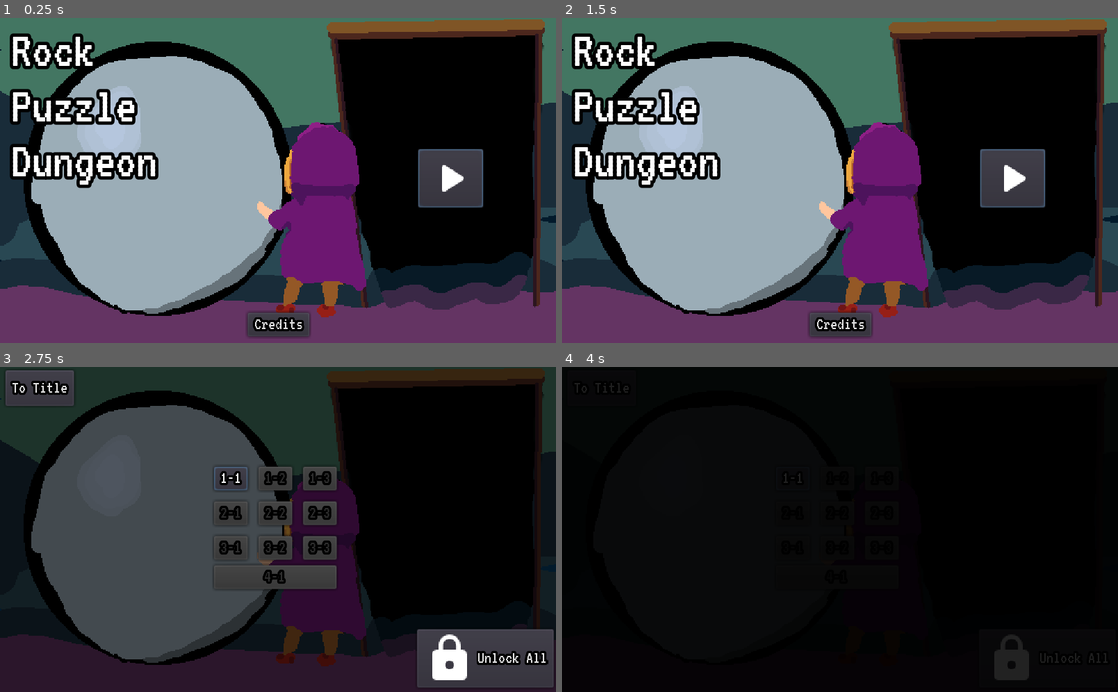
Above: before the commit, frames 1-4 (two rows, left to right).
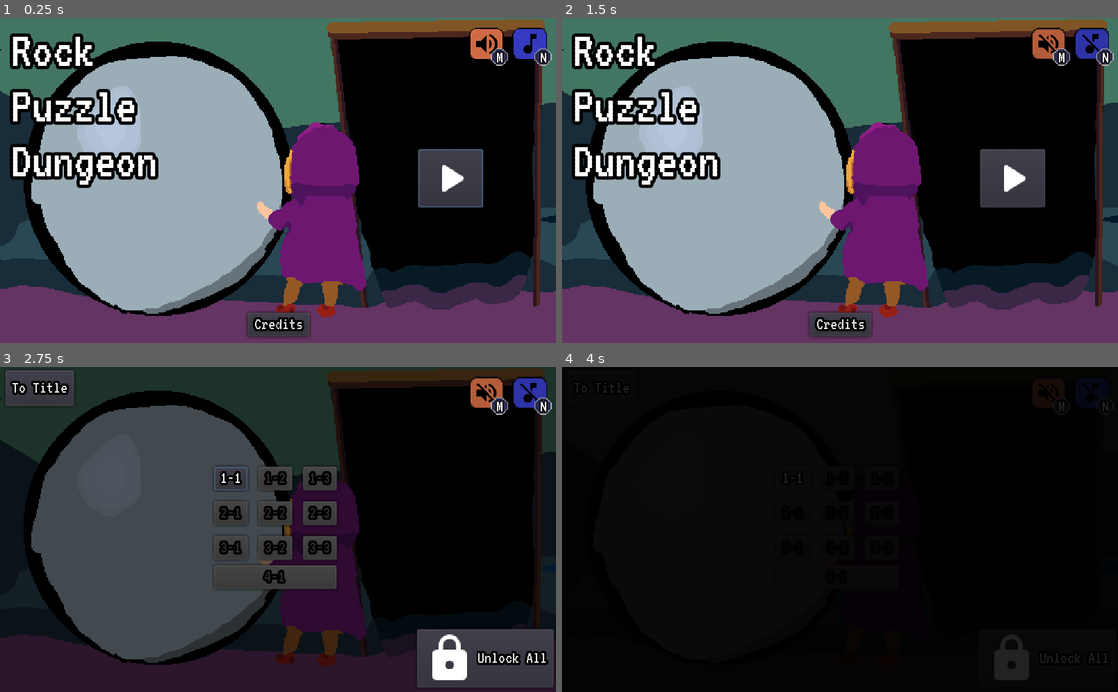
Above: after the commit, the same moments.

Repository: bc5g15/rock-push
Game: Godot game, scene res://MenuShift.tscn
Two runs of this game, one before a commit and one after it. Both use one fixed random seed, a clock stepped at 60 frames per second and the inputs below.
Inputs (mouse positions are in pixels of both pictures, inside the frame that each line leads up to):
- Up to frame 1 (0.25 s): no input
- Up to frame 2 (1.5 s): click (1090, 44) at 0.52 s; click (1051, 44) at 1.27 s
- Up to frame 3 (2.75 s): click (450, 526) at 2 s
- Up to frame 4 (4 s): tap Enter (ui_accept) at 2.75, 3.02 s; hold D (right) 2.78-3.5 s; click "1-1" at 3.5 s

The runs differ from the first frame. In frame 1, 1.1% of the frame differs, in the area x 84-100%, y 2-15%; in frame 2, 1.2%, in the area x 75-100%, y 2-59%; in frame 3, 1.1%; in frame 4, less than 0.1%.

Commit message:
Add audio buttons to main menu

Diff:
--- a/MenuShift.tscn
+++ b/MenuShift.tscn
@@ -11,6 +11,8 @@
 [ext_resource path="res://Assets/UI/round_star_rate_white_48dp.png" type="Texture" id=9]
 [ext_resource path="res://TopScripts/CompleteStar.gd" type="Script" id=10]
 [ext_resource path="res://TopScripts/ButtonBlip.gd" type="Script" id=11]
+[ext_resource path="res://Prefabs/Buttons/Audiobutton.tscn" type="PackedScene" id=12]
+[ext_resource path="res://Prefabs/Buttons/MusicButton.tscn" type="PackedScene" id=13]
 
 [sub_resource type="ShortCut" id=1]
 
@@ -317,6 +319,23 @@
 __meta__ = {
 "_edit_use_anchors_": false
 }
+
+[node name="MusicButton" parent="." instance=ExtResource( 13 )]
+anchor_left = 1.0
+anchor_right = 1.0
+margin_left = -40.0
+margin_top = 8.0
+margin_right = -8.0
+margin_bottom = 40.0
+
+[node name="AudioButton" parent="." instance=ExtResource( 12 )]
+anchor_left = 1.0
+anchor_right = 1.0
+margin_left = -80.0
+margin_top = 8.0
+margin_right = -48.0
+margin_bottom = 40.0
+audioBus = 2
 [connection signal="pressed" from="TitleScreen/ScrollLeftBtn" to="." method="_on_ScrollUpBtn_pressed"]
 [connection signal="pressed" from="TitleScreen/CreditsBtn" to="." method="_on_CreditsBtn_pressed"]
 [connection signal="pressed" from="Credits/FromCredits" to="." method="_on_FromCredits_pressed"]
Not shown: 1 places in MenuShift.tscn that only renumber resources
